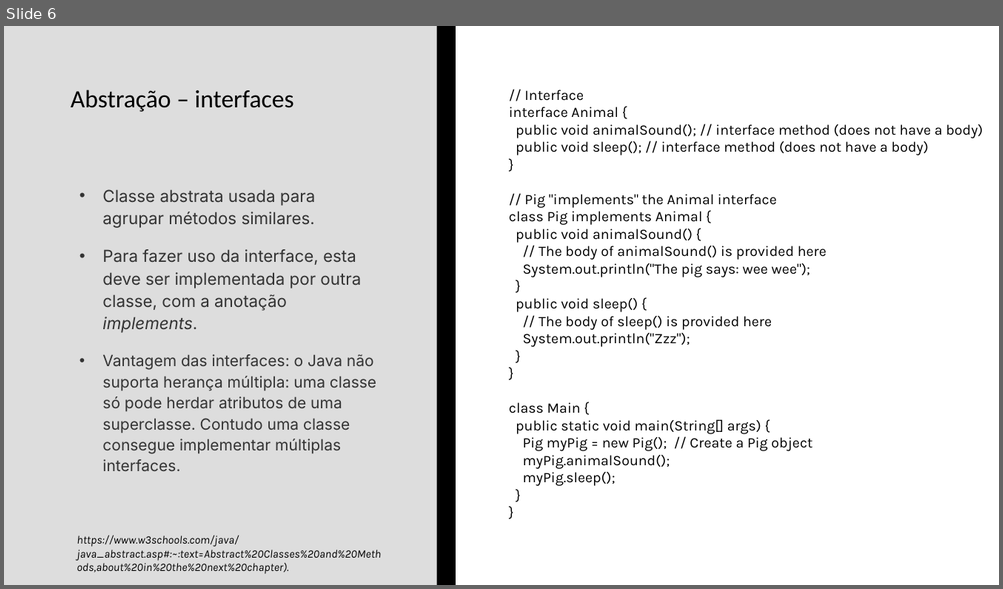
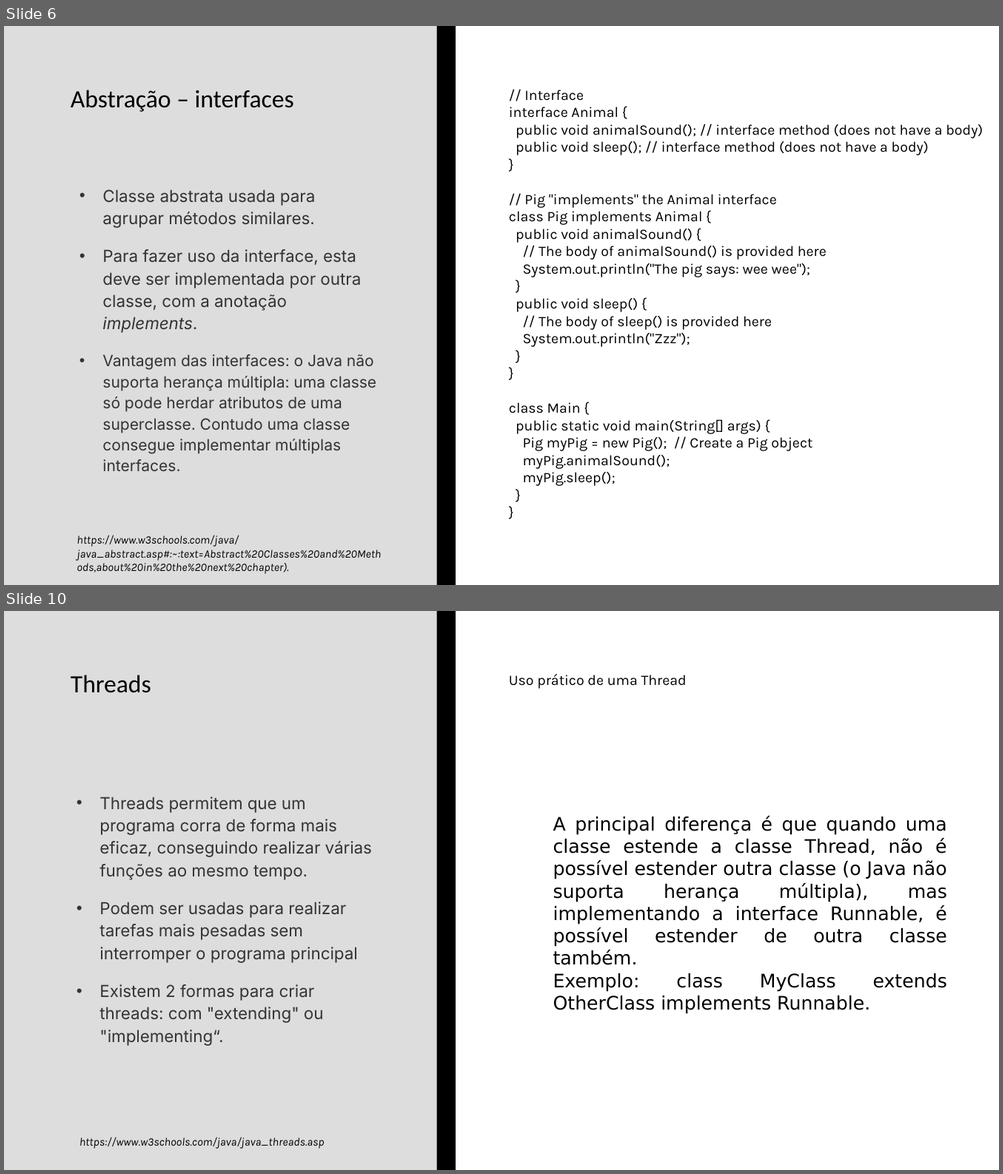
Before and after one commit to wlgomes/upskill-nov22, a slide deck: UPSKILL - AutoestudoS1_valentimgomes.pptx. Shown one above the other, each under a label of ours: slide 6 before the commit, slides 6 and 10 after it; the slides between them are not shown. The pictures are 1003x589 and 1003x1174 pixels, drawn with LibreOffice and Linux fonts; fonts in the diff are those of the drawing. Boxes give left, top, right and bottom in pixels: in the first picture for what was removed or moved away, otherwise in the second. Text is boxed around its words. In the diff, an @@ line names an element or a change of style, - is before the commit and + after.

```diff
--- a/UPSKILL - AutoestudoS1_valentimgomes.pptx
+++ b/UPSKILL - AutoestudoS1_valentimgomes.pptx
@@ slide 10 added at <box>4,611,999,1170</box>, background #FFFFFF; not listed: 2 template elements that a slide beside it also shows @@
@@ title added at <box>71,675,151,693</box>, 24 pt, text #000000 @@
+Threads
@@ text added at <box>509,674,686,689</box>, 14 pt, text #000000 @@
+Uso prático de uma Thread
@@ text added at <box>99,797,372,1046</box>, 16 pt, text #333333 @@
+• Threads permitem que um programa corra de forma mais eficaz, conseguindo realizar várias funções ao mesmo tempo.
+• Podem ser usadas para realizar tarefas mais pesadas sem interromper o programa principal
+• Existem 2 formas para criar threads: com "extending" ou "implementing“.
@@ text added at <box>553,816,947,1014</box>, 18 pt, text #000000 @@
+A principal diferença é que quando uma classe estende a classe Thread, não é possível estender outra classe (o Java não suporta herança múltipla), mas implementando a interface Runnable, é possível estender de outra classe também.
+Exemplo: class MyClass extends OtherClass implements Runnable.
@@ text added at <box>79,1137,324,1149</box>, 11 pt, text #000000, italic @@
+https://www.w3schools.com/java/java_threads.asp
```
Also in this commit, not shown: 5 slides changed, 3 other files.
